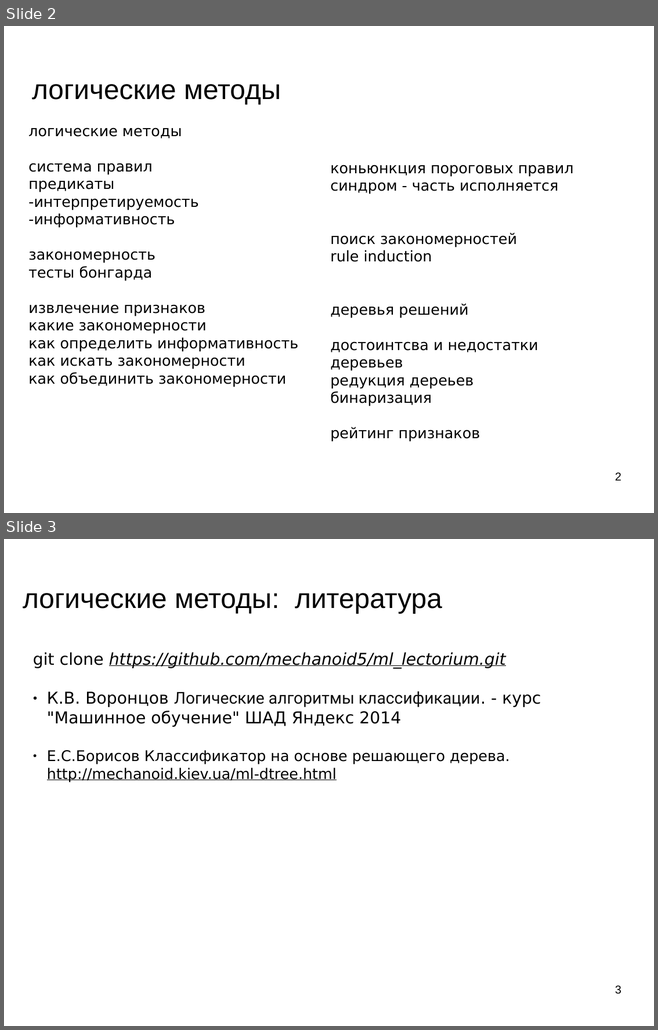
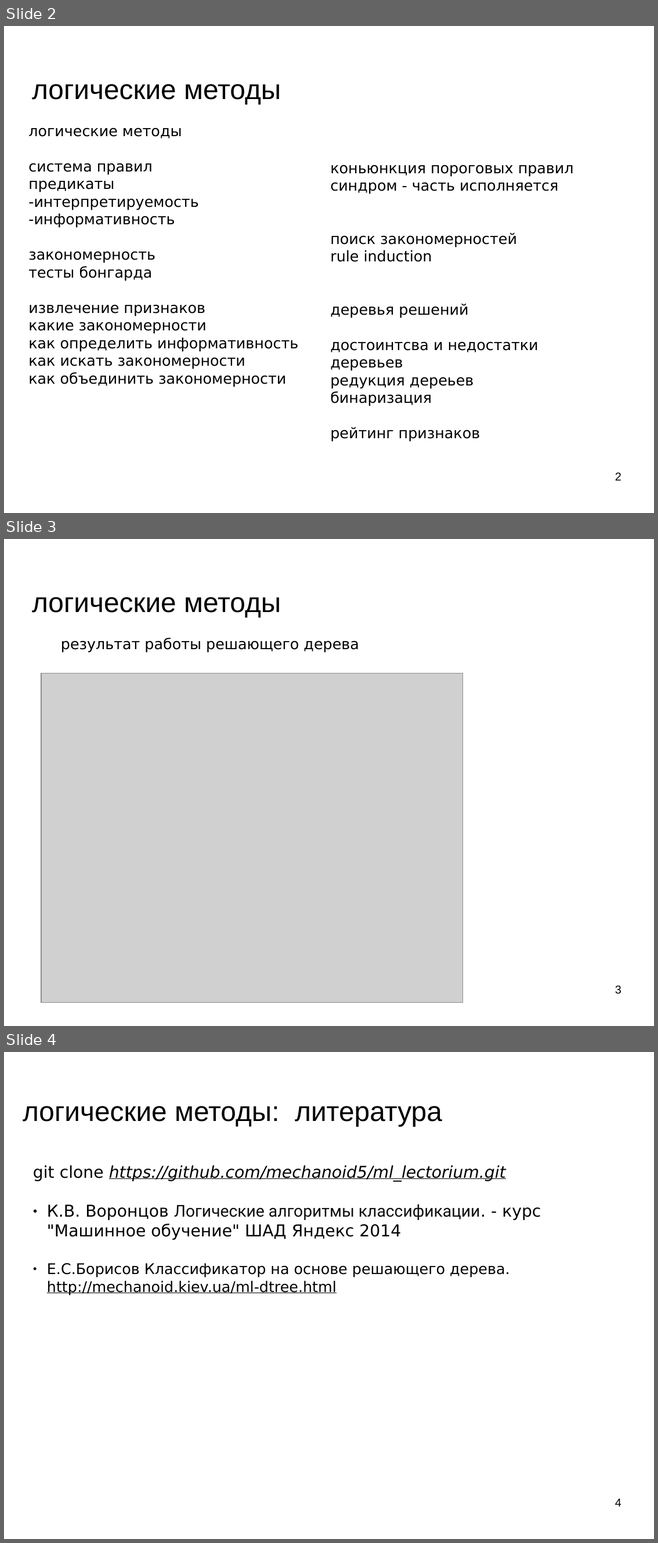
Before and after one commit to mechanoid5/ml_lectorium_legacy, a slide deck: 08-logical.odp. Shown one above the other, each under a label of ours: slides 2 and 3 before the commit, slides 2, 3 and 4 after it. The pictures are 658x1030 and 658x1543 pixels, drawn with LibreOffice and Linux fonts; fonts in the diff are those of the drawing; grey boxes stand for pictures; background and template pictures are left out. Boxes give left, top, right and bottom in pixels: in the first picture for what was removed or moved away, otherwise in the second. Text is boxed around its words. In the diff, an @@ line names an element or a change of style, - is before the commit and + after.

```diff
--- a/08-logical.odp
+++ b/08-logical.odp
@@ slide 3 added at bbox=[4, 539, 654, 1026], background picture (left out) @@
@@ title added at bbox=[32, 597, 281, 617], 33.9 pt, text #000000 @@
+логические методы
@@ text added at bbox=[61, 638, 358, 653], 18 pt, text #000000 @@
+результат работы решающего дерева
@@ picture added at bbox=[41, 674, 463, 1003] @@
@@ page number added at bbox=[615, 986, 621, 994], 14 pt, text #000000 @@
+3
@@ what was slide 3 is now slide 4 @@
@@ page number at bbox=[615, 1499, 621, 1507]: text changed @@
-3
+4
```
